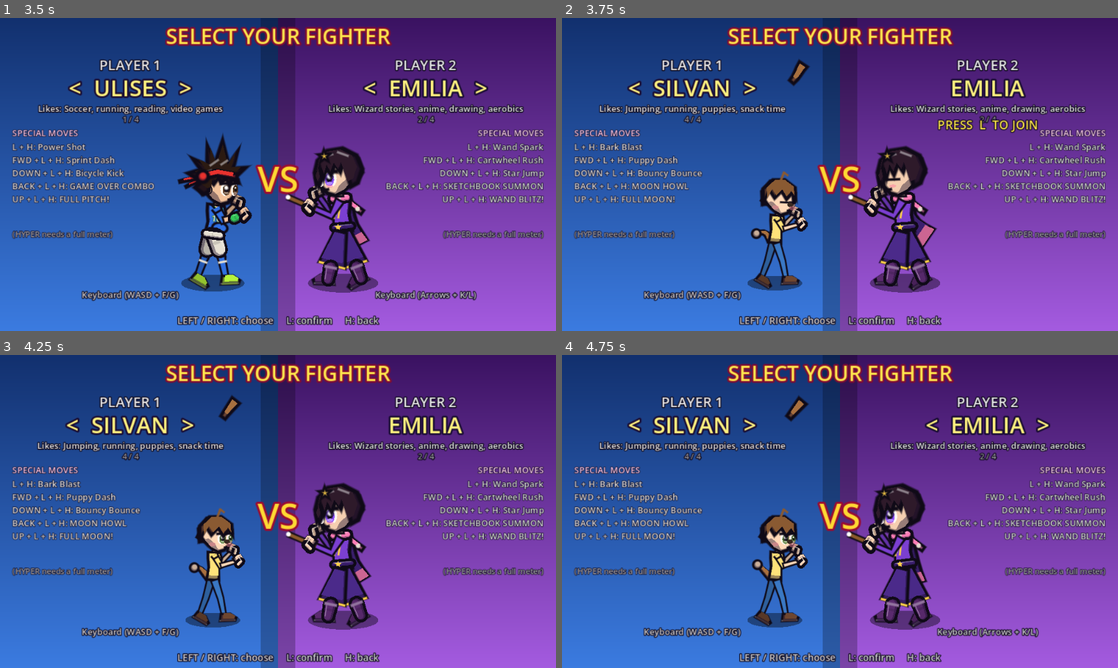
Above: before the commit, frames 1-4 (two rows, left to right).
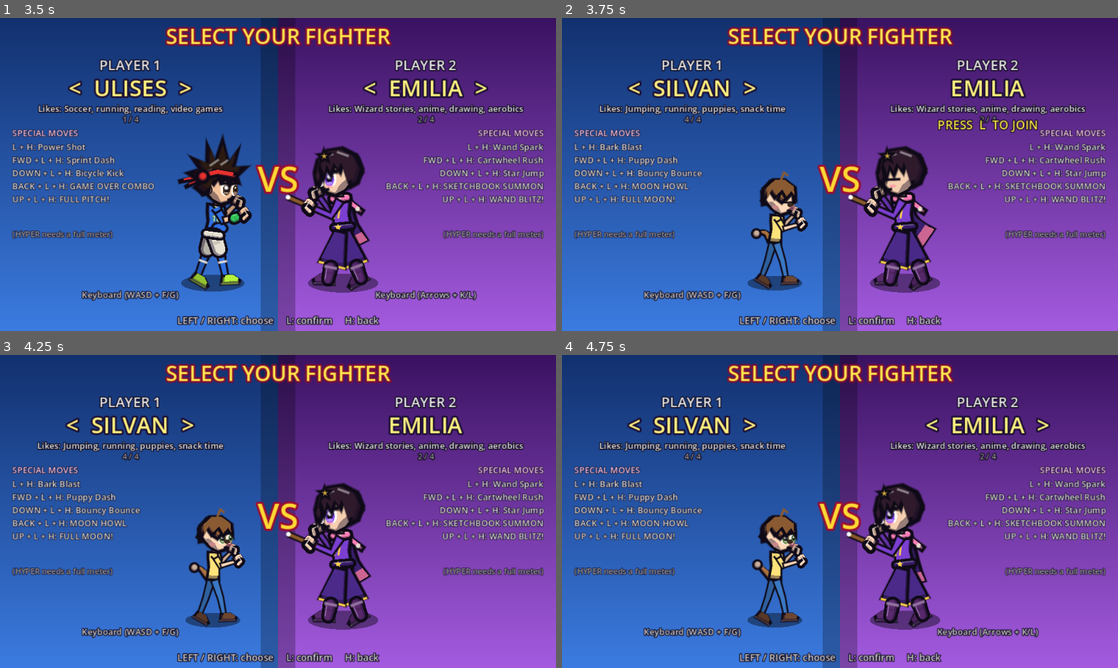
Above: after the commit, the same moments.

Repository: timoteoponce/fighting-game
Game: Godot game, scene res://scenes/main.tscn
Same seed, same stepped clock (60 frames per second), same inputs: the game is played once before the commit and once after it.
Inputs:
- Up to frame 1 (3.5 s): tap Enter at 0.5 s; hold D 0.53-1.28 s; tap F at 0.6 s; hold S 1.28-2.03 s; tap G at 1.35 s; hold D 2.03-2.78 s; tap 1 at 2.1 s; hold W from 2.78 s (still down); tap K at 2.85 s
- Up to frame 2 (3.75 s): release W at 3.53 s; hold A from 3.53 s (still down); tap L at 3.6 s
- Up to frame 3 (4.25 s): keep holding A
- Up to frame 4 (4.75 s): keep holding A; tap Enter at 4.35 s

Frame 1 is identical in both runs. In frame 2, 0.2% of the frame differs, in the area x 38-45%, y 13-60%; in frame 3, 0.2%; in frame 4, 0.2%.

Commit message:
Silvan's ear stops floating off the top of the HUD portrait
`_draw_head` applies `draw_set_transform(s["head"], ...)` *before* it calls
`def.draw_face` and the hair hooks, but `chain_local` returns points in **node**
space. Silvan draws his front ear from `draw_face`, so the head offset landed
twice and the ear ended up ~93px above his head instead of on it. On the HUD
portrait — `head_only`, `base_scale 1.35`, inside a 27px circle clip — that is
far outside the clip, so it escaped and floated at the top of the screen for
player one. Emilia and Charlie draw their chains only from `draw_behind` and
`draw_props`, which `head_only` skips, which is why only Silvan showed it.

Adds `FighterRenderer.head_local`, the exact inverse of `head_point`, and uses
it at the one call site that needed it.

tests/sim_test.gd gains `_test_head_local`: a pixel comparison cannot run under
--headless, so it asserts the geometry instead — that head_local inverts
head_point, and that a chain anchored at the head converts back to within a unit
of the origin rather than a head's height away. That second assertion is the
property the portrait actually depends on, and it is what fails without the
conversion.

Verified in a match: Silvan's portrait now sits inside its ring with the ear on
his head. FAILURES: 0.

Diff:
--- a/characters/silvan.gd
+++ b/characters/silvan.gd
@@ -383,7 +383,12 @@
 		r.draw_colored_polygon(FighterRenderer.ellipse_pts(Vector2(cx, 5.5), 2.6, 1.6), Color(1, 0.55, 0.6, 0.45))
 	var ear := r.chain_local("ear_f")
 	if ear.size() > 1:
-		r.ribbon(ear, 7.0, 4.0, r.colors["fur"])
+		# `draw_face` runs inside the head transform, and `chain_local` is node
+		# space, so the ear has to come back before it is drawn. Without this the
+		# head offset lands twice and the ear floats off above his head — which
+		# on the HUD portrait escaped the 27px circle and showed up at the top of
+		# the screen.
+		r.ribbon(r.head_local(ear), 7.0, 4.0, r.colors["fur"])
 
 
 func draw_props(r: FighterRenderer, s: Dictionary) -> void:
--- a/scripts/fighter/fighter_renderer.gd
+++ b/scripts/fighter/fighter_renderer.gd
@@ -69,6 +69,11 @@
 var prop := ""
 var prop_t := 0
 var head_only := false  # portraits: draw only head and shoulders
+## True while the head transform is active, i.e. inside `_draw_head`. Anything
+## a character draws in that window is in **head space**, but `chain_local`
+## hands back **node** space — so a chain drawn there has to be converted with
+## `head_local` or the head offset is applied twice. Read by the roster test.
+var in_head := false
 var chains := {}  # name -> [points (global), previous points (global)]
 var sk := {}
 var prev_sk := {}  # last frame's skeleton, for motion smears
@@ -197,6 +202,23 @@
 ## A point given in head space (as the hair is drawn), in local space.
 static func head_point(s: Dictionary, p: Vector2) -> Vector2:
 	return s["head"] + (p * float(s.get("hs", HEAD_SCALE))).rotated(s["head_ang"])
+
+
+## The inverse of `head_point`: node space back to head space. A character that
+## draws a chain from `draw_face` or a hair hook is inside the head transform,
+## so it has to convert the chain before drawing it — otherwise the head offset
+## lands on top of it a second time and the piece flies off the head.
+func head_local(pts: PackedVector2Array) -> PackedVector2Array:
+	var s := sk
+	if s.is_empty():
+		s = skeleton()
+	var head: Vector2 = s["head"]
+	var ang: float = s["head_ang"]
+	var hs := float(s.get("hs", HEAD_SCALE))
+	var out := PackedVector2Array()
+	for p in pts:
+		out.append((p - head).rotated(-ang) / hs)
+	return out
 
 
 static func dir(a: float) -> Vector2:
@@ -439,12 +461,15 @@
 	var c := colors
 	cloth(PackedVector2Array([s["neck"], s["head"]]), 6.0 * def.build, 4.4 * def.build, c["skin"])
 	draw_set_transform(s["head"], s["head_ang"], Vector2.ONE * hs)
+	# Everything below is drawn in head space. See `in_head`.
+	in_head = true
 	def.draw_hair_back(self)
 	poly(head_shape(), c["skin"], 2.0)
 	# Shadow under the jaw and at the back of the face.
 	draw_colored_polygon(PackedVector2Array([Vector2(-8, 2), Vector2(-3, 7.5), Vector2(3, 10.2), Vector2(0, 5), Vector2(-5, 1)]), shade(c["skin"]))
 	def.draw_face(self)
 	def.draw_hair_front(self)
+	in_head = false
 	draw_set_transform(Vector2.ZERO, 0.0, Vector2.ONE)
 
 
--- a/tests/sim_test.gd
+++ b/tests/sim_test.gd
@@ -42,6 +42,7 @@
 	_test_hyper_cutin()
 	_test_hyper_landing()
 	_test_hyper_max()
+	_test_head_local()
 	_test_air_block()
 	_test_quick_rise()
 	_test_block()
@@ -555,6 +556,43 @@
 	f.free()
 
 
+## `head_local` is the inverse of `head_point`, and it is what keeps a chain
+## drawn from `draw_face` on the head.
+##
+## `_draw_head` applies `draw_set_transform(s["head"], ...)` *before* it calls
+## `def.draw_face` and the hair hooks, but `chain_local` hands back points in
+## **node** space. A character that draws a chain from one of those hooks
+## therefore gets the head offset applied twice: on the HUD portrait
+## (head_only, base_scale 1.35, inside a 27px circle clip) Silvan's ear landed
+## ~93px above the head instead of on it, escaped the clip, and floated at the
+## top of the screen. A pixel comparison cannot run under --headless, but the
+## geometry can be asserted directly.
+func _test_head_local() -> void:
+	print("[head local]")
+	for id: String in GameState.CHARACTERS:
+		var d := GameState.make_character(id)
+		var r := FighterRenderer.new()
+		r.setup(d)
+		add_child(r)
+		r.sk = r.skeleton()
+		# A point out at the edge of the head, in head space.
+		var p := Vector2(9.0, -2.0)
+		var world: Vector2 = FighterRenderer.head_point(r.sk, p)
+		# What a chain hands back is node space; what the character draws it as is
+		# head space, so the two have to invert exactly.
+		var back := r.head_local(PackedVector2Array([world]))
+		check(back.size() == 1 and back[0].distance_to(p) < 0.01,
+			"%s's head_local inverts head_point (got %s, wanted %s)" % [id, str(back), str(p)])
+		# The property the portrait depends on: a chain anchored at the head comes
+		# back to roughly the origin, not to a point a head's height away. Drawn
+		# without this conversion the offset lands twice and the piece flies off.
+		var at_head := r.head_local(PackedVector2Array([r.sk["head"]]))
+		var off: float = at_head[0].length() / float(r.sk.get("hs", FighterRenderer.HEAD_SCALE))
+		check(off < 1.0, "%s's head_local lands a head-space chain point back on the head (%.1f units out)"
+			% [id, off])
+		r.queue_free()
+
+
 func _test_air_block() -> void:
 	print("[air block]")
 	var f := _new_fight("ulises", "emilia")
